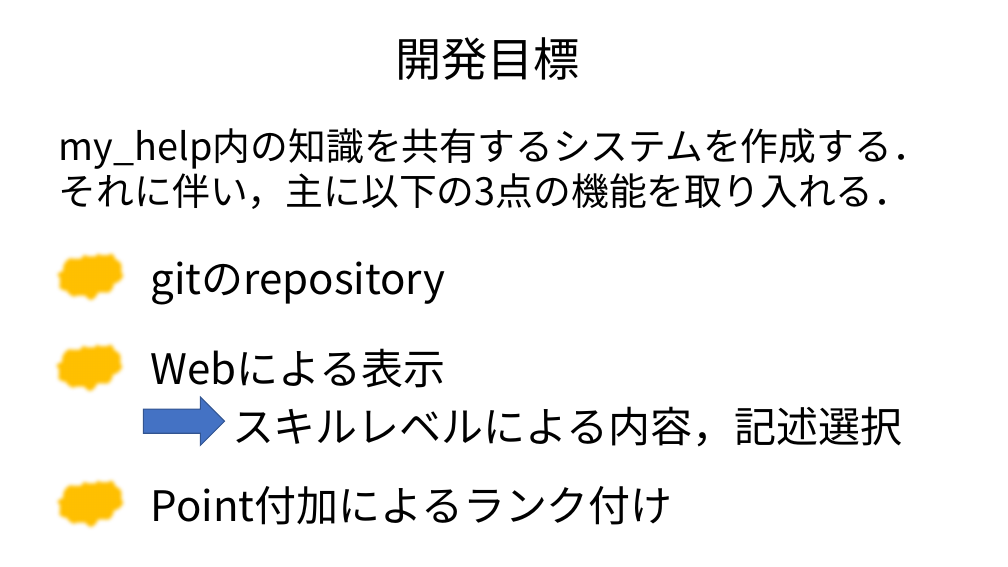
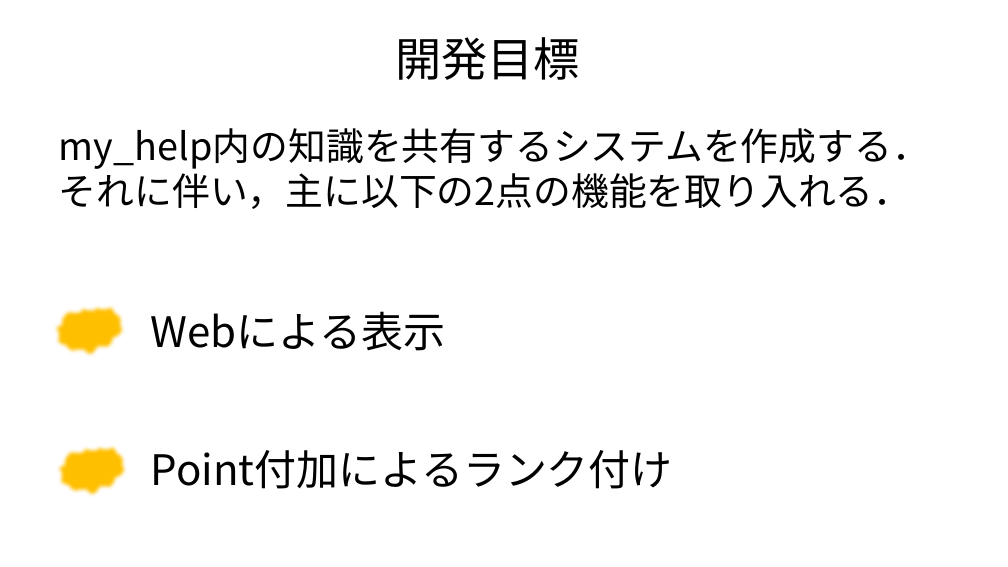
Before and after one commit to daddygongon/my_help, a slide deck: slide 12 of docs/tomoko/midterm_presen/mid_presen.pptx (slide 10 before the commit). Drawn at 1008x567 pixels with LibreOffice and Linux fonts; fonts in the diff are those of the drawing. Boxes give left, top, right and bottom in pixels: in the first picture for what was removed or moved away, otherwise in the second. Text is boxed around its words. In the diff, an @@ line names an element or a change of style, - is before the commit and + after.

```diff
--- a/docs/tomoko/midterm_presen/mid_presen.pptx
+++ b/docs/tomoko/midterm_presen/mid_presen.pptx
@@ text at bbox=[59, 167, 912, 209]: text changed @@
-それに伴い，主に以下の3点の機能を取り入れる．
+それに伴い，主に以下の2点の機能を取り入れる．
@@ text removed at bbox=[151, 261, 446, 305] @@
-gitのrepository
@@ cloud: place and size @@
-cloud at bbox=[53, 249, 128, 305]
+cloud at bbox=[51, 303, 126, 359]
@@ cloud removed at bbox=[51, 340, 126, 396] @@
@@ right arrow removed at bbox=[144, 397, 225, 445] @@
@@ text removed at bbox=[232, 406, 902, 447] @@
-スキルレベルによる内容，記述選択
@@ 2 texts, 1 cloud: place and size @@
-2 texts, 1 cloud at bbox=[53, 348, 673, 532]
+2 texts, 1 cloud at bbox=[54, 311, 673, 499]
```
Also in this commit, not shown: 3 other slides changed, 1 slide added, 1 slide removed, 3 other files.
